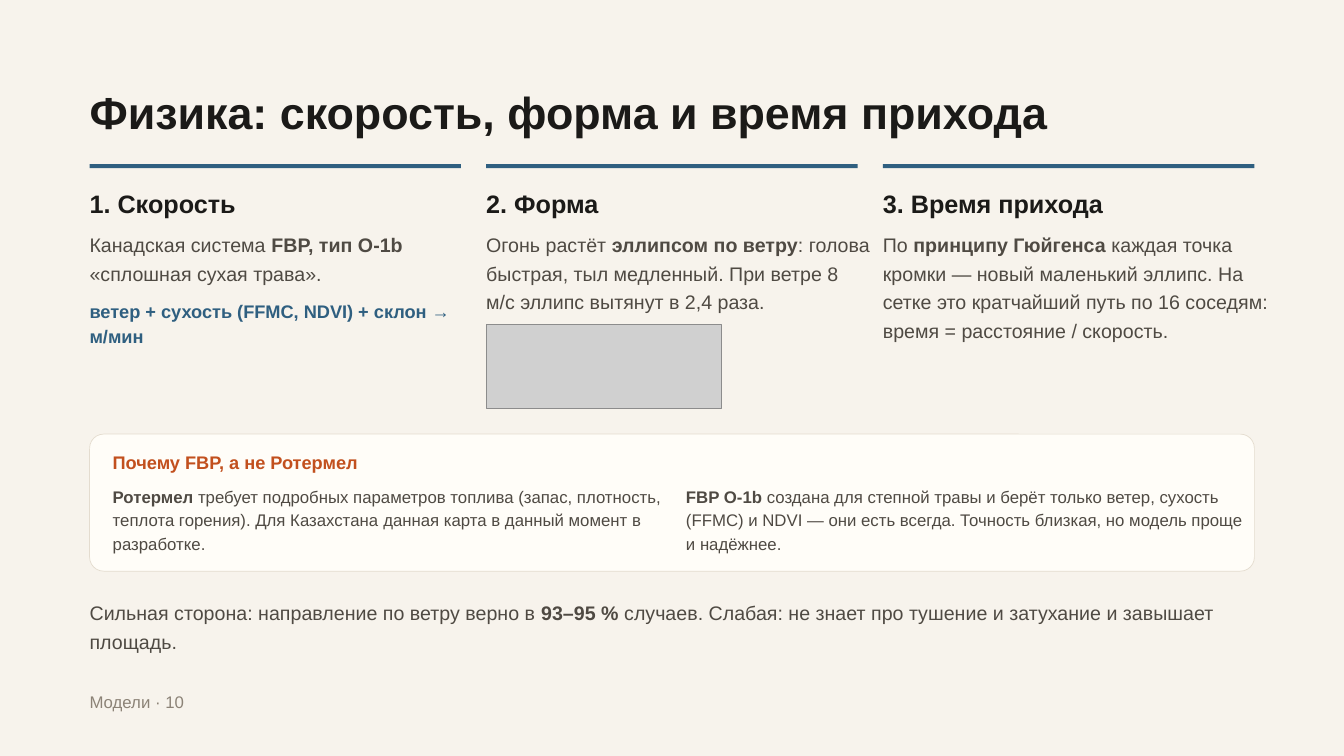
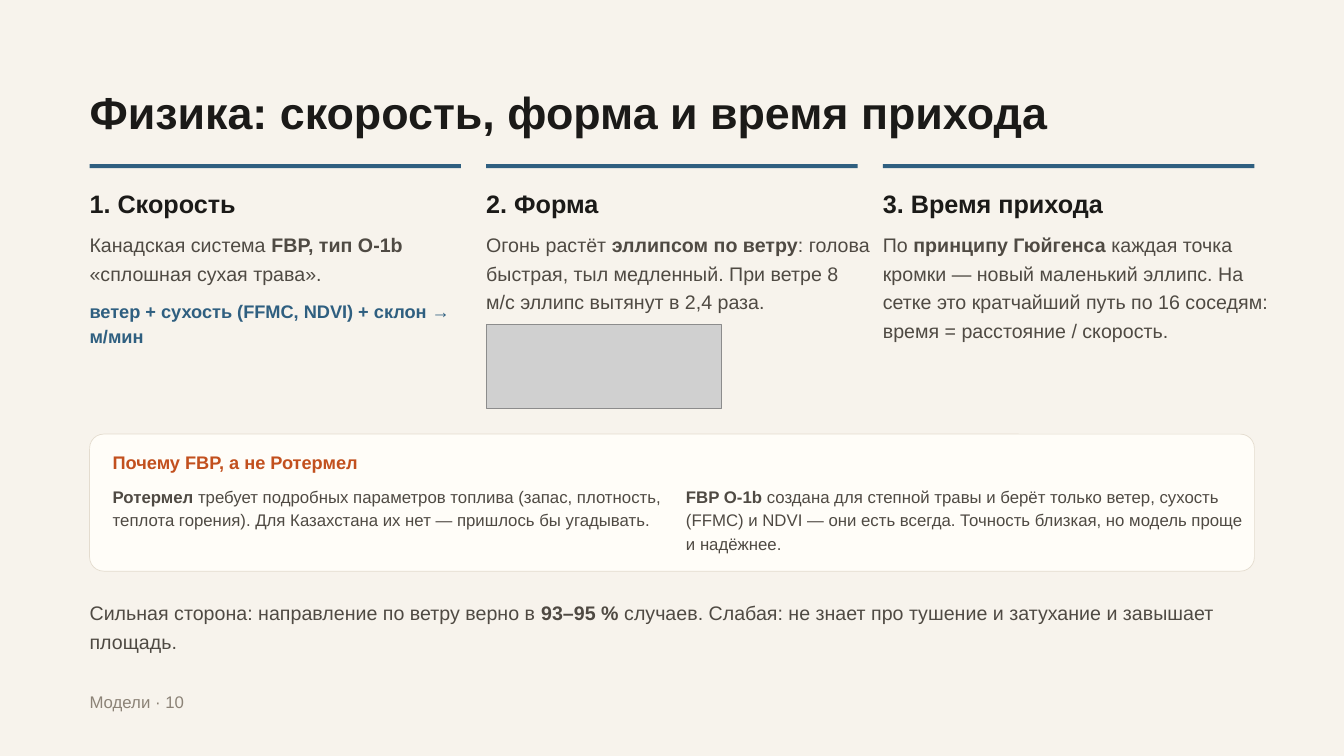
Before and after one commit to Bekabaev/fire_proj, a slide deck: slide 10 of presentation/presentation_editable.pptx. Drawn at 1344x756 pixels with LibreOffice and Linux fonts; fonts in the diff are those of the drawing; grey boxes stand for pictures. Boxes give left, top, right and bottom in pixels: in the first picture for what was removed or moved away, otherwise in the second. Text is boxed around its words. In the diff, an @@ line names an element or a change of style, - is before the commit and + after.

```diff
--- a/presentation/presentation_editable.pptx
+++ b/presentation/presentation_editable.pptx
@@ text at box(113, 491, 661, 530): text changed @@
-Ротермел требует подробных параметров топлива (запас, плотность, теплота горения). Для Казахстана данная карта в данный момент в разработке.
+Ротермел требует подробных параметров топлива (запас, плотность, теплота горения). Для Казахстана их нет — пришлось бы угадывать.
```
Also in this commit, not shown: 4 other slides changed, 2 slides added, 13 other files.
